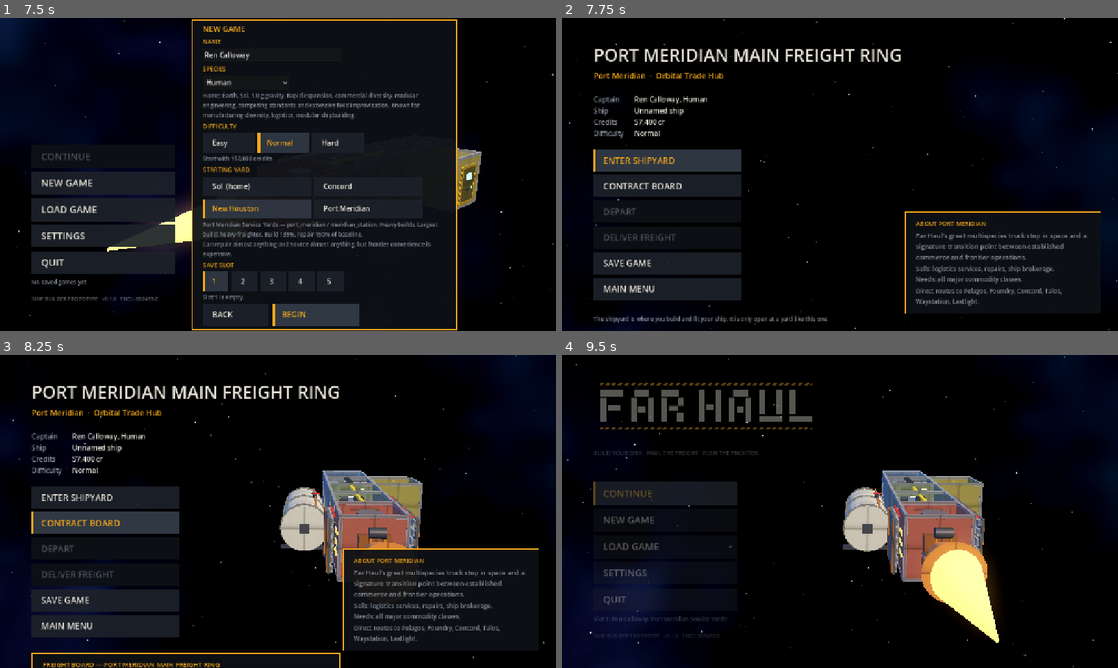
Above: before the commit, frames 1-4 (two rows, left to right).
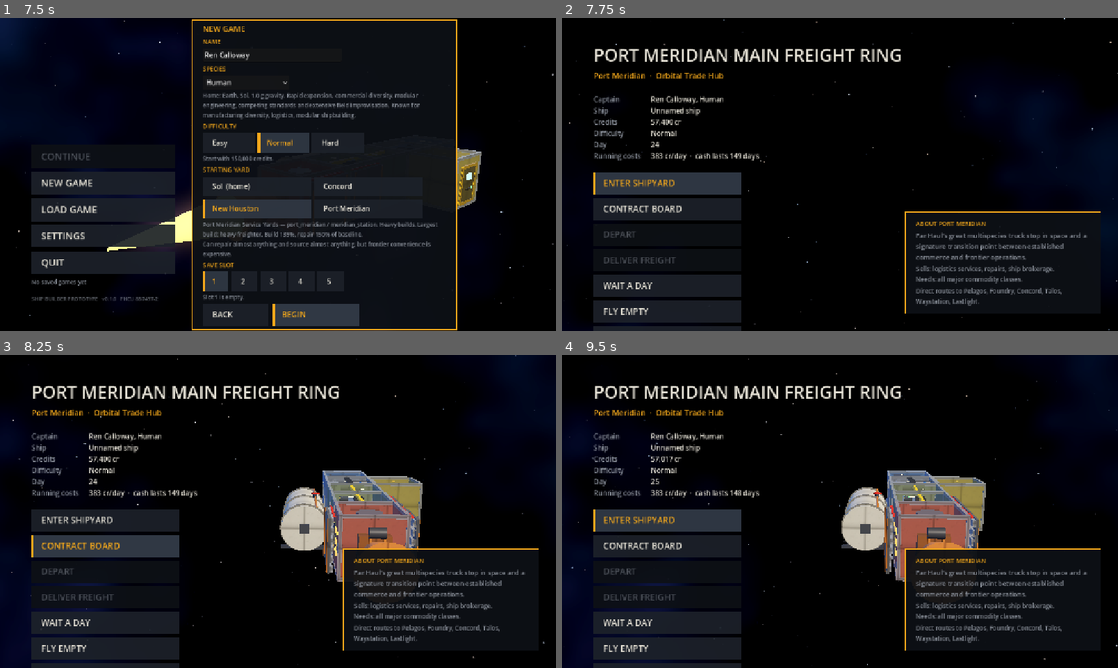
Above: after the commit, the same moments.

Repository: benjaminarthurt/FarHaul
Game: Godot game, scene res://scenes/boot.tscn
Two runs of this game, one before a commit and one after it. Both use one fixed random seed, a clock stepped at 60 frames per second and the inputs below.
Inputs (mouse positions are in pixels of both pictures, inside the frame that each line leads up to):
- Up to frame 1 (7.5 s): tap Enter at 0.5 s; move the mouse to (400, 158) at 0.52 s; hold Right 0.53-1.25 s; hold Ctrl 0.53-1.25 s; click (400, 158) at 0.67 s; tap Space at 0.77 s; click "NEW GAME" at 1.25 s; click "NEW GAME" at 2 s; click "Easy" at 2.75 s; click "Easy" at 3.5 s; click "Normal" at 4.25 s; click "Normal" at 5 s; click "New Houston" at 5.75 s; click "New Houston" at 6.5 s; click "BEGIN" at 7.25 s
- Up to frame 2 (7.75 s): no input
- Up to frame 3 (8.25 s): click "CONTRACT BOARD" at 8 s
- Up to frame 4 (9.5 s): click (667, 621) at 8.75 s, where only the run after the commit has a clickable "WAIT A DAY"

Frame 1 is identical in both runs. In frame 2, 8.7% of the frame differs, in the area x 5-48%, y 24-100%; in frame 3, 9.0%; in frame 4, 19%, in the area x 0-100%, y 0-100%.

Commit message:
Dock: wait a day, fly empty, running costs and insolvency
The dock shows the day, running costs and cash runway. WAIT A DAY and FLY EMPTY (nearest-first list
with distance, days, cost and freight posted) let a captain move on from a dead-end port. A captain
in debt with no contract is insolvent and the run ends. Live freight shows its deadline.

Co-Authored-By: Claude Sonnet 5.5 <noreply@anthropic.com>
Claude-Session: https://claude.ai/code/session_017WQZxixKYwD8gqsFUSbatN

Diff:
--- a/scripts/dock.gd
+++ b/scripts/dock.gd
@@ -12,6 +12,10 @@
 var contract_list: VBoxContainer
 var depart_btn: Button
 var deliver_btn: Button
+var wait_btn: Button
+var fly_btn: Button
+var fly_panel: PanelContainer
+var fly_list: VBoxContainer
 var leaving := false
 
 
@@ -126,6 +130,20 @@
 	_row(grid, "Ship", Session.ship_label())
 	_row(grid, "Credits", "%s cr" % ShipStats.commas(int(p.credits)))
 	_row(grid, "Difficulty", Worlds.difficulty(p.difficulty).name)
+	if Session.sim != null:
+		_row(grid, "Day", str(Session.day()))
+		var runway := SimWorld.runway_days(Session.sim)
+		_row(grid, "Running costs", "%s cr/day  ·  cash lasts %s" % [ShipStats.commas(roundi(SimWorld.daily_cost(Session.sim))),
+				"over a year" if runway > 365 else "%d days" % runway])
+	if Session.insolvent():
+		var broke := Brand.note("INSOLVENT. Your cash is gone and the bank is taking the ship. This run is over: start a new game from the main menu.", 16)
+		broke.add_theme_color_override("font_color", Color(0.95, 0.4, 0.3))
+		broke.custom_minimum_size = Vector2(440, 0)
+		col.add_child(broke)
+	elif Session.sim != null and SimWorld.runway_days(Session.sim) < 7 and Session.active_contract().is_empty():
+		var warn := Brand.note("Cash covers less than a week of running costs. Take freight now.", 15)
+		warn.add_theme_color_override("font_color", Brand.AMBER)
+		col.add_child(warn)
 	col.add_child(_gap(10))
 
 	var menu := VBoxContainer.new()
@@ -137,6 +155,10 @@
 	_button(menu, "CONTRACT BOARD", _show_contracts)
 	depart_btn = _button(menu, "DEPART", _depart)
 	deliver_btn = _button(menu, "DELIVER FREIGHT", _deliver)
+	wait_btn = _button(menu, "WAIT A DAY", _wait_day)
+	fly_btn = _button(menu, "FLY EMPTY", _show_destinations)
+	wait_btn.tooltip_text = "Let a day pass. The rest of the economy keeps moving; your crew and ship still cost money."
+	fly_btn.tooltip_text = "Fly without cargo to another system, to reach freight or leave a port with none."
 	_button(menu, "SAVE GAME", _save)
 	_button(menu, "MAIN MENU", _main_menu)
 	status = Label.new()
@@ -152,6 +174,14 @@
 	contract_list = VBoxContainer.new()
 	contract_list.add_theme_constant_override("separation", 4)
 	contract_panel.add_child(contract_list)
+	fly_panel = PanelContainer.new()
+	fly_panel.visible = false
+	fly_panel.add_theme_stylebox_override("panel", Brand.panel_box())
+	fly_panel.custom_minimum_size = Vector2(520, 0)
+	col.add_child(fly_panel)
+	fly_list = VBoxContainer.new()
+	fly_list.add_theme_constant_override("separation", 4)
+	fly_panel.add_child(fly_list)
 	var note := Brand.note("The shipyard is where you build and fit your ship. It is only open at a yard like this one.")
 	note.custom_minimum_size = Vector2(380, 0)
 	col.add_child(note)
@@ -173,6 +203,8 @@
 		info.add_child(Brand.note("Direct routes to %s." % ", ".join(PackedStringArray(w.neighbours)), 14))
 	_refresh_actions()
 	yard_btn.grab_focus()
+	if Session.insolvent():
+		yard_btn.disabled = true
 
 	fade = ColorRect.new()
 	fade.color = Color(0, 0, 0, 1)
@@ -226,6 +258,9 @@
 
 
 func _show_contracts() -> void:
+	if Session.insolvent():
+		status.text = "No one will give a bankrupt captain freight."
+		return
 	contract_panel.visible = not contract_panel.visible
 	for child in contract_list.get_children():
 		child.queue_free()
@@ -247,9 +282,10 @@
 		var goods := Worlds.commodity(String(c.commodity))
 		var destination := Worlds.port(String(c.destination_port_id))
 		var line := Button.new()
-		line.text = "%s  →  %s\n%.1f t available  ·  %.2f ly  ·  %s cr/t  ·  up to %s cr\nACCEPT & LOAD" % [
+		line.text = "%s  →  %s\n%.1f t available  ·  %.2f ly  ·  %s cr/t  ·  up to %s cr%s\nACCEPT & LOAD" % [
 			goods.name, destination.get("name", c.destination_system_id), float(c.offer), float(c.distance_ly),
-			ShipStats.commas(int(c.rate)), ShipStats.commas(roundi(float(c.offer) * float(c.rate)))]
+			ShipStats.commas(int(c.rate)), ShipStats.commas(roundi(float(c.offer) * float(c.rate))),
+			"  ·  due in %.0f days" % float(c.deadline_days) if c.has("sim_contract") else ""]
 		Brand.style_button(line, 14)
 		line.pressed.connect(func() -> void: _accept(c))
 		contract_list.add_child(line)
@@ -268,8 +304,48 @@
 	if depart_btn == null or deliver_btn == null:
 		return
 	var c := Session.active_contract()
+	if wait_btn != null:
+		var idle := c.is_empty() and Session.sim != null and not Session.insolvent()
+		wait_btn.disabled = not idle
+		fly_btn.disabled = not idle
 	depart_btn.disabled = c.is_empty() or String(c.get("origin_system_id", "")) != Session.system_id()
 	deliver_btn.disabled = c.is_empty() or String(c.get("destination_system_id", "")) != Session.system_id()
+
+
+func _wait_day() -> void:
+	var result := Session.wait_days(1)
+	status.text = result.message
+	if bool(result.ok):
+		get_tree().reload_current_scene()
+
+
+func _show_destinations() -> void:
+	fly_panel.visible = not fly_panel.visible
+	for child in fly_list.get_children():
+		child.queue_free()
+	if not fly_panel.visible or Session.sim == null:
+		return
+	fly_list.add_child(Brand.heading("FLY EMPTY — NEAREST FIRST", 15))
+	var options := SimWorld.destinations(Session.sim)
+	if options.is_empty():
+		fly_list.add_child(Brand.note("No other system is within reach of your tanks."))
+		return
+	fly_list.add_child(Brand.note("You pay fuel, port fees, crew and ship costs for the trip and earn nothing until you load freight."))
+	for o in options.slice(0, 8):
+		var sid: String = o.system_id
+		var line := Button.new()
+		line.text = "%s\n%.2f ly  ·  %.1f days  ·  about %s cr  ·  %s" % [Worlds.system(sid).get("name", sid), float(o.ly), float(o.days),
+				ShipStats.commas(roundi(float(o.cost))), "%d freight posted" % int(o.freight) if int(o.freight) > 0 else "no freight posted"]
+		Brand.style_button(line, 14)
+		line.pressed.connect(func() -> void: _fly(sid))
+		fly_list.add_child(line)
+
+
+func _fly(system_id: String) -> void:
+	var result := Session.travel_empty(system_id)
+	status.text = result.message
+	if bool(result.ok):
+		get_tree().reload_current_scene()
 
 
 func _depart() -> void:
--- a/scripts/session.gd
+++ b/scripts/session.gd
@@ -147,6 +147,11 @@
 	return SimWorld.day(sim) if sim != null else 0
 
 
+## True once the captain is in debt with no contract in hand: the bank takes the ship and the run ends.
+static func insolvent() -> bool:
+	return sim != null and int(profile.get("credits", 0)) < 0 and active_contract().is_empty()
+
+
 ## Let the world run while the ship sits in port. Wages and ownership still cost money.
 static func wait_days(days: int) -> Dictionary:
 	if slot < 0 or sim == null or days < 1:
--- a/scripts/sim/sim_world.gd
+++ b/scripts/sim/sim_world.gd
@@ -149,3 +149,43 @@
 			best_ly = ly
 			best = k["origin_sys"]
 	return best
+
+
+
+## What the ship costs every day it exists, crew and ownership after the difficulty level.
+static func daily_cost(sim: EconomySim) -> float:
+	var c := player(sim)
+	if c.is_empty():
+		return 0.0
+	return float(c["crew"]) * float(c["wage"]) * sim._lv(c, "wage_mult") + float(c["fixed"]) * sim._lv(c, "ownership_mult")
+
+
+## Whole days the player's cash would last if the ship did nothing.
+static func runway_days(sim: EconomySim) -> int:
+	var d := daily_cost(sim)
+	return 9999 if d <= 0.0 else int(floorf(float(player(sim).get("cash", 0.0)) / d))
+
+
+## Where the ship could fly empty from here: every system on a feasible route, with the trip's
+## distance, time, estimated cost and how many freight offers wait there. Nearest first.
+static func destinations(sim: EconomySim) -> Array[Dictionary]:
+	var c := player(sim)
+	var out: Array[Dictionary] = []
+	if c.is_empty() or c["state"] != "idle":
+		return out
+	var freight := {}
+	for k in sim.contracts.values():
+		if k["status"] == "offered":
+			freight[k["origin_sys"]] = int(freight.get(k["origin_sys"], 0)) + 1
+	for s in sim.net.adj.keys():
+		if s == c["sys"] or not (s in c["network"]):
+			continue
+		var path := sim.net.path(c["sys"], s)
+		if path.is_empty() or not sim._path_feasible(c, path, 0.0):
+			continue
+		var t: Dictionary = sim._trip_parts(c, path, 0.0)
+		var cost: float = float(t["fuel"]) * sim._lv(c, "fuel_price_mult") + float(t["fees"]) * sim._lv(c, "port_fee_mult") \
+				+ float(t["wages"]) * sim._lv(c, "wage_mult") + float(t["fixed"]) * sim._lv(c, "ownership_mult")
+		out.append({"system_id": s, "ly": sim.net.path_ly(path), "days": float(t["days"]), "cost": cost, "freight": int(freight.get(s, 0))})
+	out.sort_custom(func(a: Dictionary, b: Dictionary) -> bool: return a.ly < b.ly)
+	return out
--- a/tests/test_player_flow.gd
+++ b/tests/test_player_flow.gd
@@ -61,6 +61,12 @@
 	check(bool(w.ok) and Session.sim.hour == h_before + 72, "three days pass")
 	check(int(Session.profile.credits) < c_before, "wages and ownership cost %d cr" % (c_before - int(Session.profile.credits)))
 
+	print("dock helpers")
+	check(SimWorld.daily_cost(Session.sim) > 0.0 and SimWorld.runway_days(Session.sim) > 0, "running costs %d cr/day, cash lasts %d days" % [roundi(SimWorld.daily_cost(Session.sim)), SimWorld.runway_days(Session.sim)])
+	var dests := SimWorld.destinations(Session.sim)
+	check(not dests.is_empty() and float(dests[0].cost) > 0.0, "fly-empty options listed (%d, nearest %s)" % [dests.size(), String(dests[0].system_id) if not dests.is_empty() else "-"])
+	check(not bool(Session.travel_empty(Session.system_id()).ok), "cannot fly empty to where you already are")
+
 	print("save and load keep the world")
 	var hour_now := Session.sim.hour
 	var cash_now := SimWorld.credits(Session.sim)
@@ -81,6 +87,13 @@
 	SimWorld.sync(Session.sim, Session.profile, ship)
 	check(SimWorld.credits(Session.sim) == int(Session.profile.credits), "sim cash follows the profile")
 	check(absf(float(Session.sim.summary()["cash_error"])) < 0.01, "money is still conserved")
+
+	print("insolvency")
+	var saved_credits := int(Session.profile.credits)
+	check(not Session.insolvent(), "a captain with cash is not insolvent")
+	Session.profile["credits"] = -50
+	check(Session.insolvent(), "a captain in debt with no contract is insolvent")
+	Session.profile["credits"] = saved_credits
 
 	print("a captain working steadily for 60 days")
 	var trips := 0
Not shown, changed: docs/runtime/economy-sim.md
